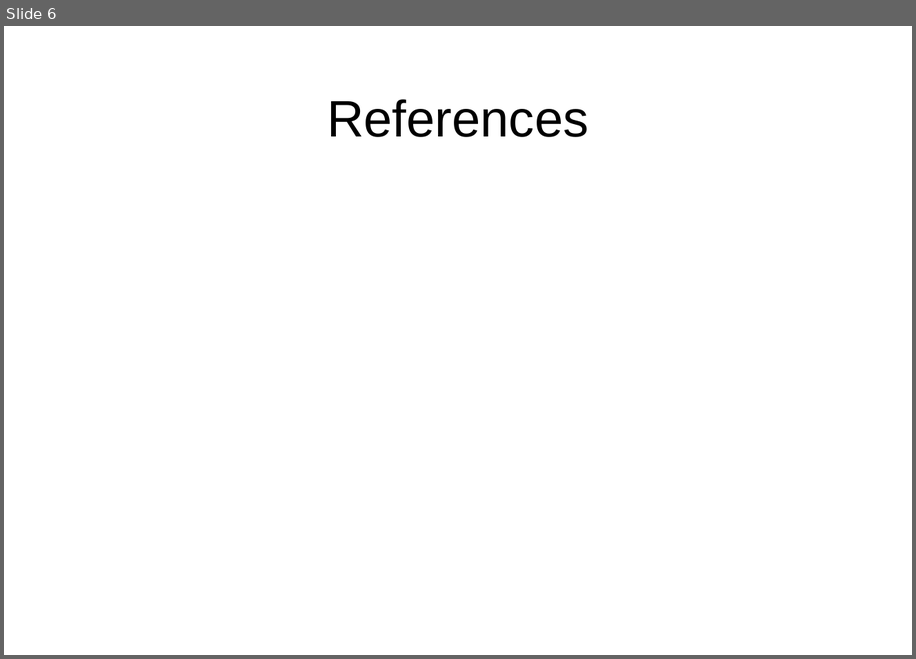
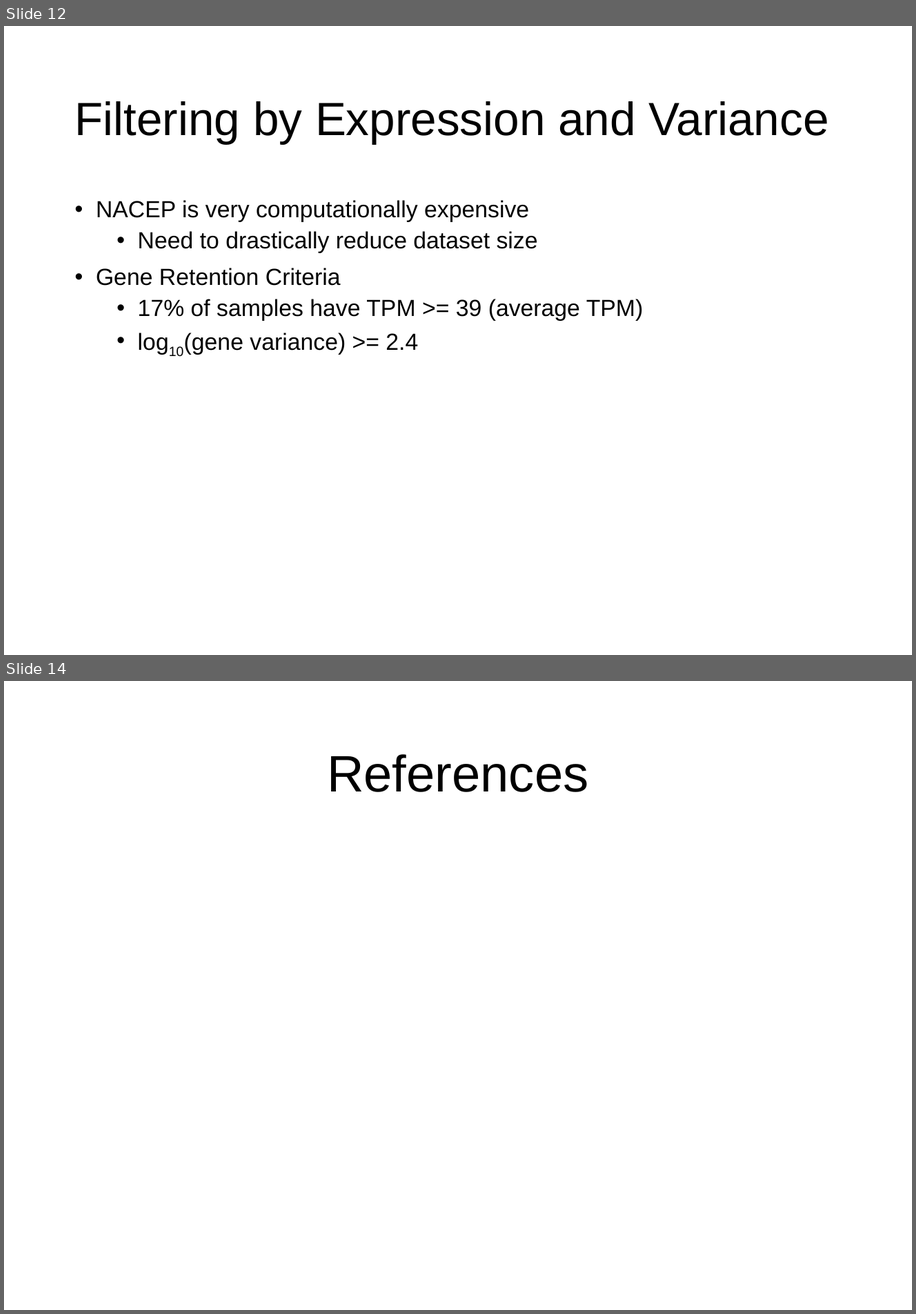
Before and after one commit to kkchau/NACEP-Analysis-of-Prostate-Cancer-Cells, a slide deck: ppt/Presentation.pptx. Shown one above the other, each under a label of ours: slide 6 before the commit, slides 12 and 14 after it; the slides between them are not shown. The pictures are 916x659 and 916x1314 pixels, drawn with LibreOffice and Linux fonts; fonts in the diff are those of the drawing. Boxes give left, top, right and bottom in pixels: in the first picture for what was removed or moved away, otherwise in the second. Text is boxed around its words. In the diff, an @@ line names an element or a change of style, - is before the commit and + after.

Commit message:
need to annotate

```diff
--- a/ppt/Presentation.pptx
+++ b/ppt/Presentation.pptx
@@ slide 12 added at (x1=4, y1=26, x2=912, y2=655), background #FFFFFF @@
@@ title added at (x1=75, y1=101, x2=829, y2=143), 40 pt, text #000000 @@
+Filtering by Expression and Variance
@@ text added at (x1=96, y1=200, x2=644, y2=354), 20 pt, text #000000 @@
+• NACEP is very computationally expensive
+  • Need to drastically reduce dataset size
+• Gene Retention Criteria
+  • 17% of samples have TPM >= 39 (average TPM)
+  • log10(gene variance) >= 2.4
@@ what was slide 6 is now slide 14 @@
```
Also in this commit, not shown: 1 slide changed, 9 other slides added, 2 slides removed, 10 other files.
